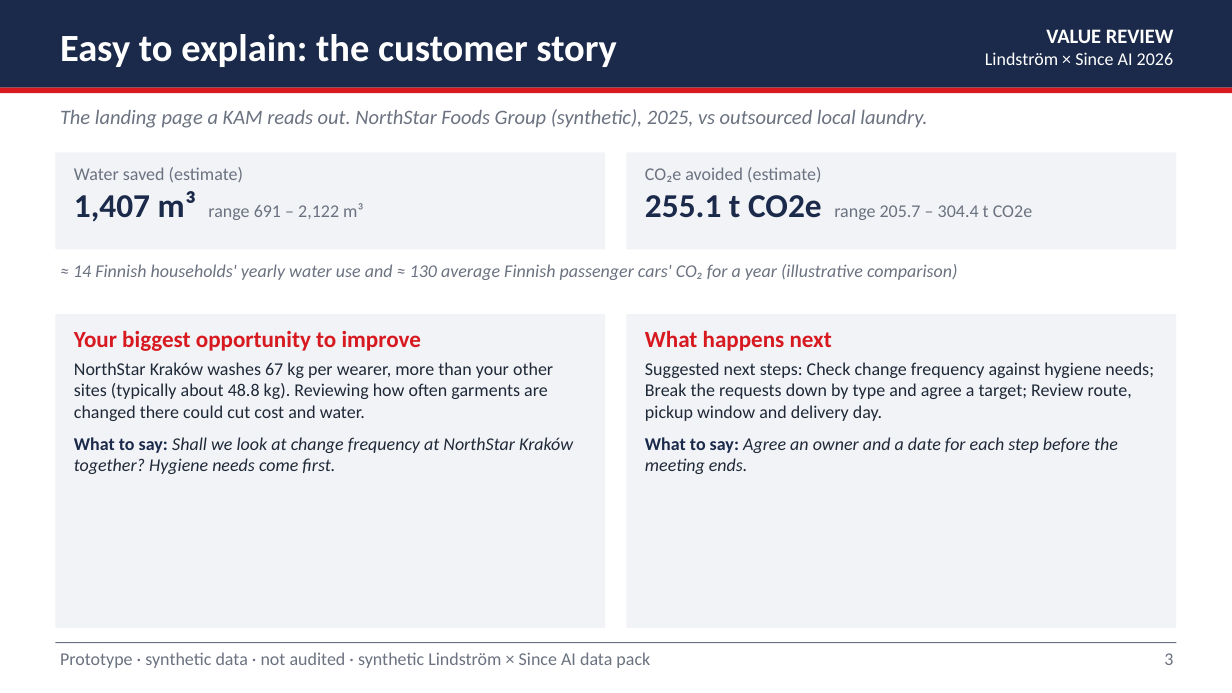
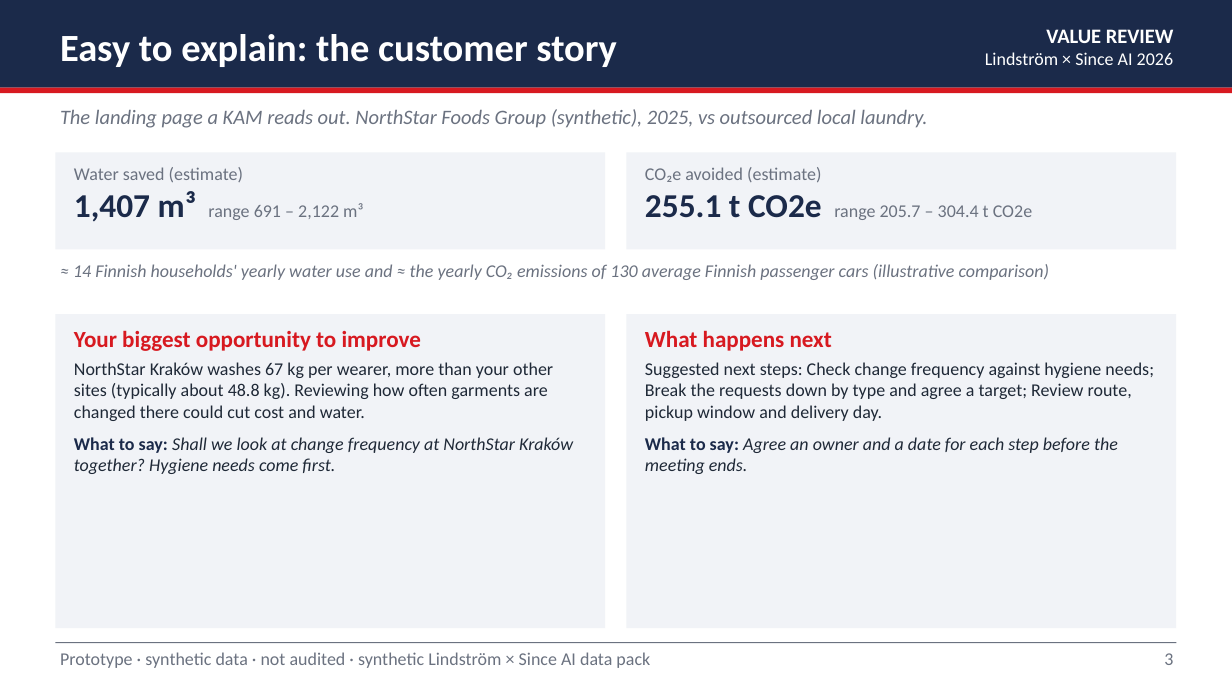
Before and after one commit to SyedSarimMahmood727460/SinceAI_Lindstrom, a slide deck: slide 3 of docs/pitch/ValueReview_pitch.pptx. Drawn at 1232x693 pixels with LibreOffice and Linux fonts; fonts in the diff are those of the drawing. Boxes give left, top, right and bottom in pixels: in the first picture for what was removed or moved away, otherwise in the second. Text is boxed around its words. In the diff, an @@ line names an element or a change of style, - is before the commit and + after.

```diff
--- a/docs/pitch/ValueReview_pitch.pptx
+++ b/docs/pitch/ValueReview_pitch.pptx
@@ text at (73,264,1050,280): text changed @@
-≈ 14 Finnish households' yearly water use and ≈ 130 average Finnish passenger cars' CO₂ for a year (illustrative comparison)
+≈ 14 Finnish households' yearly water use and ≈ the yearly CO₂ emissions of 130 average Finnish passenger cars (illustrative comparison)
```
Also in this commit, not shown: 1 other slide changed, 17 other files.
